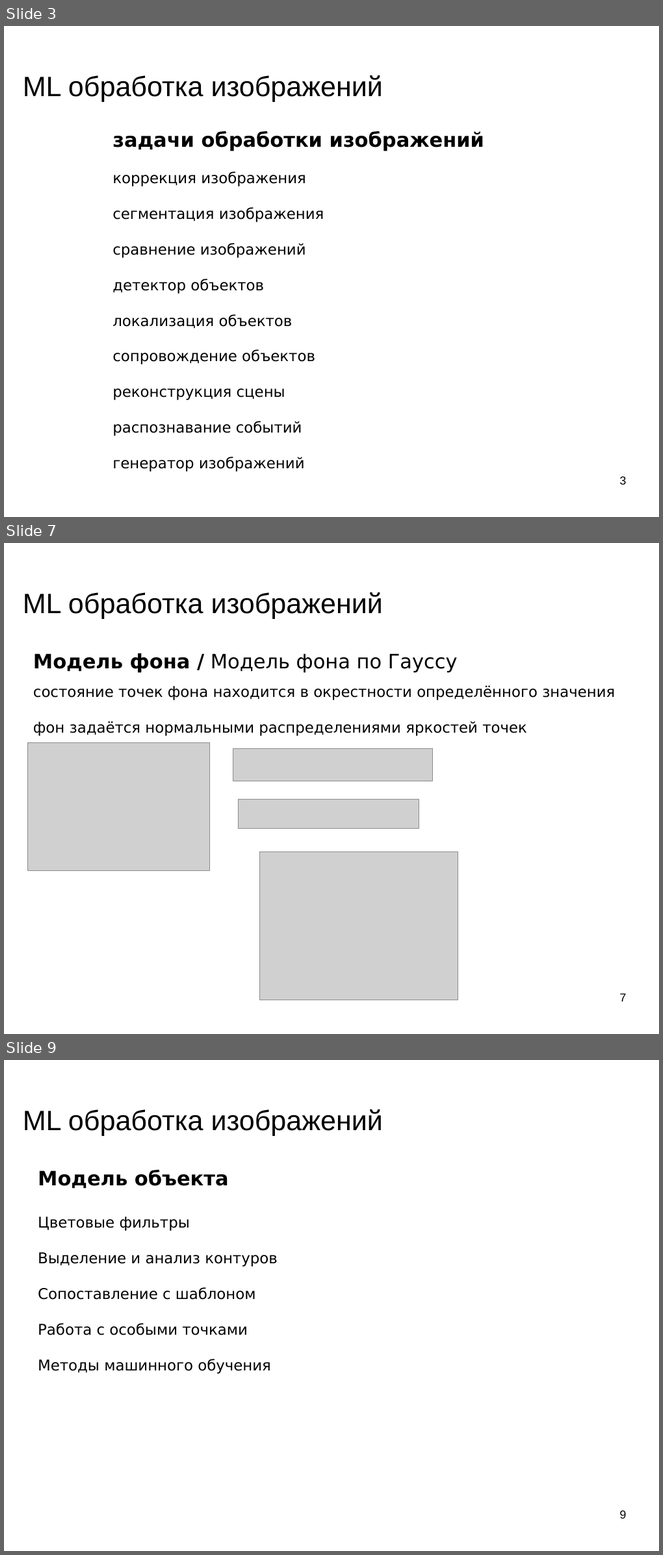
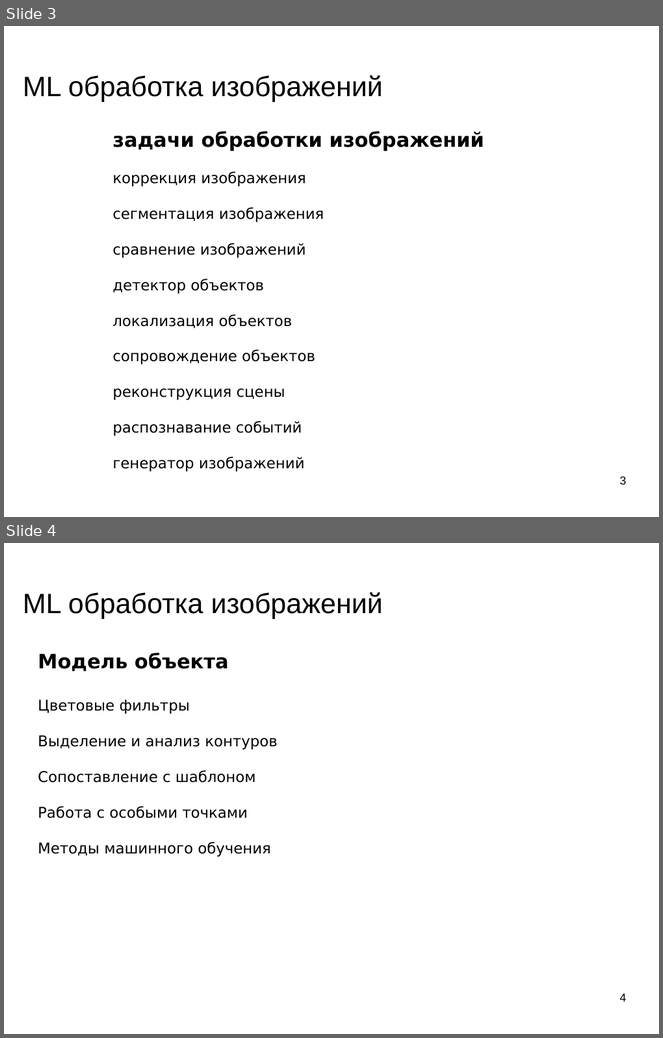
Before and after one commit to mechanoid5/ml_lectorium_legacy, a slide deck: 26-img-proc.odp. Shown one above the other, each under a label of ours: slides 3, 7 and 9 before the commit, slides 3 and 4 after it; the slides between them are not shown. The pictures are 663x1555 and 663x1038 pixels, drawn with LibreOffice and Linux fonts; fonts in the diff are those of the drawing; grey boxes stand for pictures; background and template pictures are left out. Boxes give left, top, right and bottom in pixels: in the first picture for what was removed or moved away, otherwise in the second. Text is boxed around its words. In the diff, an @@ line names an element or a change of style, - is before the commit and + after.

```diff
--- a/26-img-proc.odp
+++ b/26-img-proc.odp
@@ slide 7 removed at bbox=[4, 543, 659, 1034], background picture (left out) @@
@@ title removed at bbox=[23, 592, 383, 618] @@
-ML обработка изображений
@@ text removed at bbox=[33, 653, 615, 736] @@
-Модель фона / Модель фона по Гауссу
-состояние точек фона находится в окрестности определённого значения
-фон задаётся нормальными распределениями яркостей точек
@@ picture removed at bbox=[27, 743, 209, 871] @@
@@ picture removed at bbox=[233, 748, 432, 781] @@
@@ picture removed at bbox=[238, 799, 419, 828] @@
@@ picture removed at bbox=[259, 852, 458, 1001] @@
@@ page number removed at bbox=[620, 993, 627, 1002] @@
-7
@@ what was slide 9 is now slide 4 @@
@@ page number at bbox=[620, 993, 627, 1002]: text changed @@
-9
+4
```
Also in this commit, not shown: 4 slides changed, 6 other slides removed, 9 other files.
